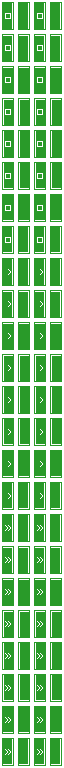
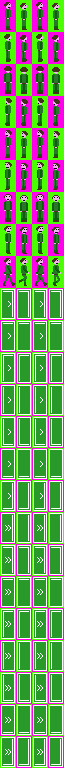
Two versions of the same layered image (64 x 768). Layer-by-layer changes:
renamed "idle" to "IDLE", moved it above "WALK", painted on it over left=1, top=1, right=63, bottom=255
renamed "walk" to "WALK", moved it above "RUN", painted on it over left=1, top=257, right=63, bottom=511
renamed "grid" to "GRID", showed it over left=0, top=0, right=64, bottom=768
